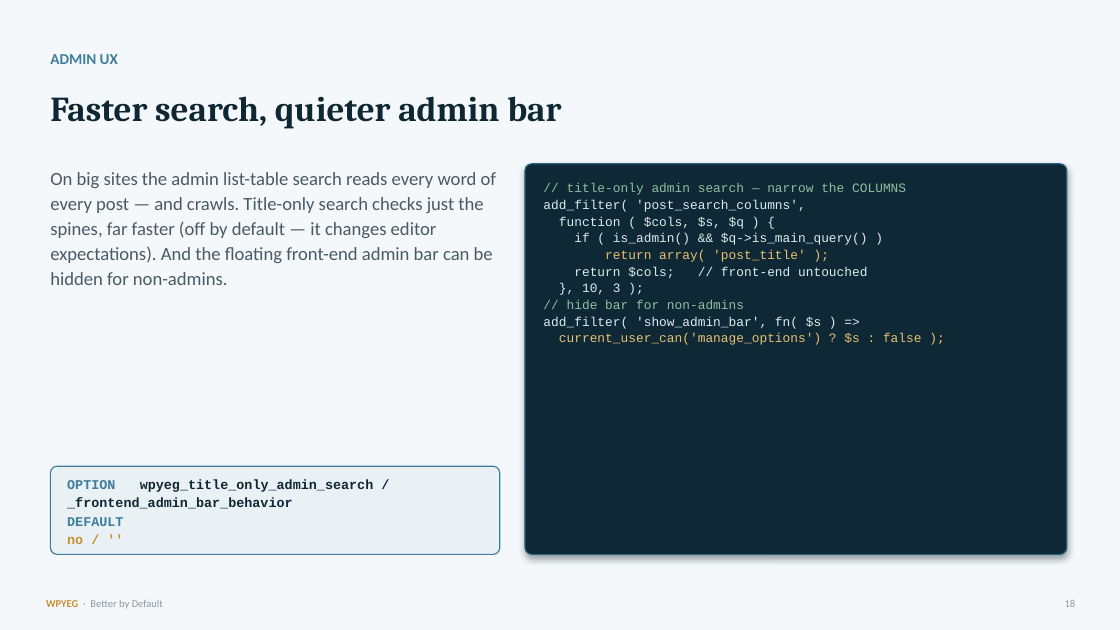
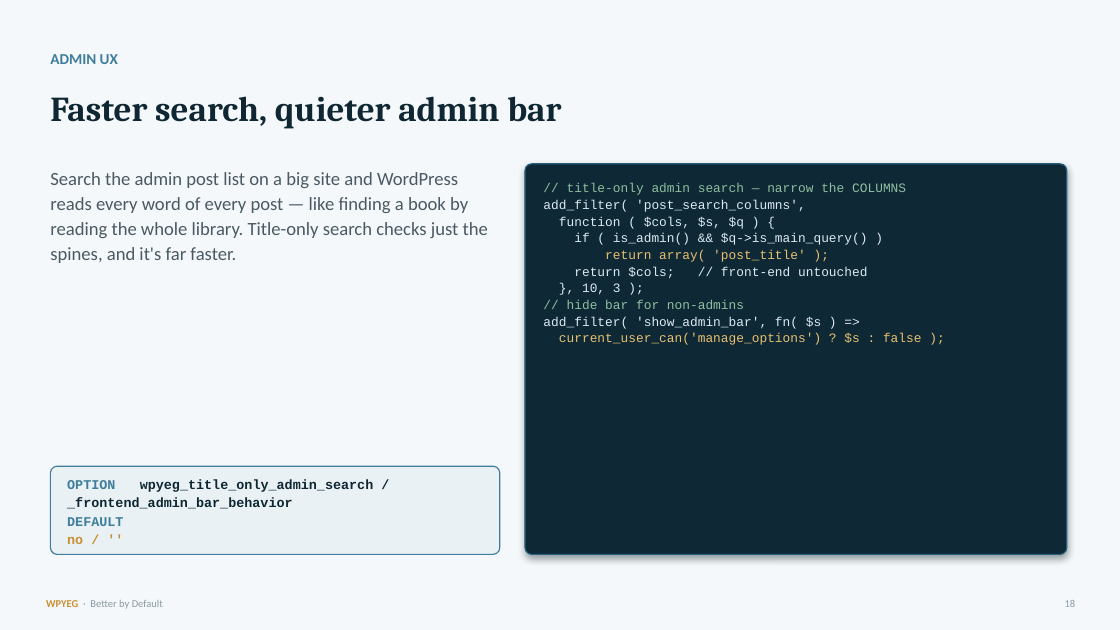
Before and after one commit to WPYEG/Better-by-Default, a slide deck: slide 18 of workshop/Better-by-Default.pptx. Drawn at 1120x630 pixels with LibreOffice and Linux fonts; fonts in the diff are those of the drawing. Boxes give left, top, right and bottom in pixels: in the first picture for what was removed or moved away, otherwise in the second. Text is boxed around its words. In the diff, an @@ line names an element or a change of style, - is before the commit and + after.

```diff
--- a/workshop/Better-by-Default.pptx
+++ b/workshop/Better-by-Default.pptx
@@ text at (50,172,488,263): text changed @@
-On big sites the admin list-table search reads every word of every post — and crawls. Title-only search checks just the spines, far faster (off by default — it changes editor expectations). And the floating front-end admin bar can be hidden for non-admins.
+Search the admin post list on a big site and WordPress reads every word of every post — like finding a book by reading the whole library. Title-only search checks just the spines, and it's far faster.
```
Also in this commit, not shown: 20 other slides changed, 11 other files.
